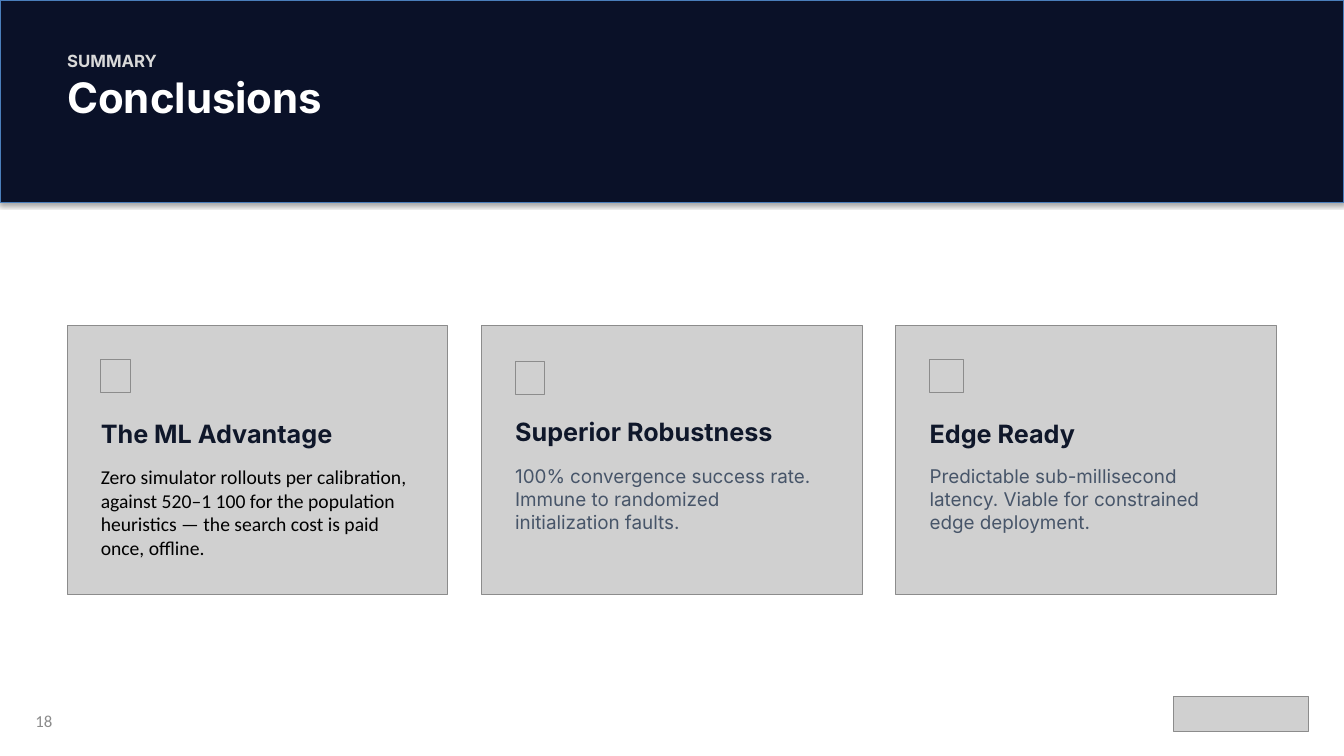
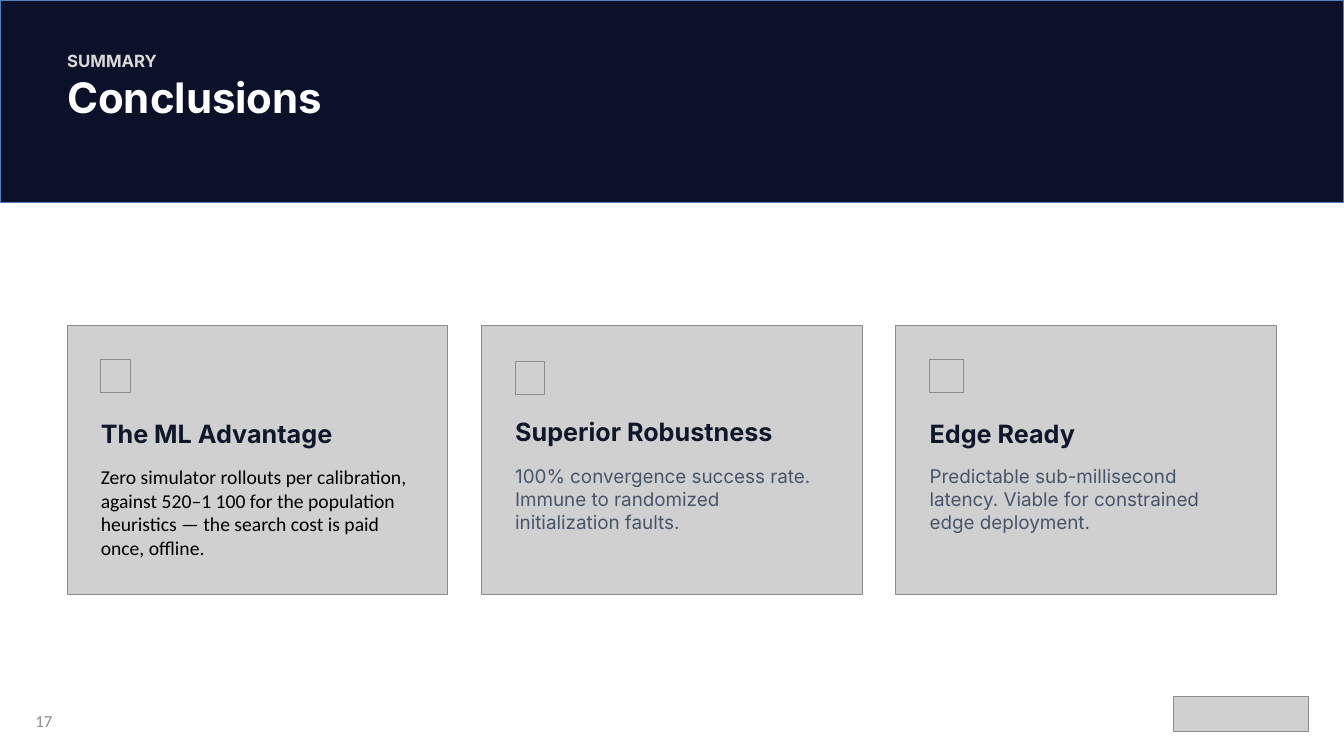
Before and after one commit to titelaex/ParamsCalibrator, a slide deck: slide 17 of docs/ParamsCalibrator Light Mode.pptx (slide 18 before the commit). Drawn at 1344x756 pixels with LibreOffice and Linux fonts; fonts in the diff are those of the drawing; grey boxes stand for pictures. Boxes give left, top, right and bottom in pixels: in the first picture for what was removed or moved away, otherwise in the second. Text is boxed around its words. In the diff, an @@ line names an element or a change of style, - is before the commit and + after.

```diff
--- a/docs/ParamsCalibrator Light Mode.pptx
+++ b/docs/ParamsCalibrator Light Mode.pptx
@@ rectangle at (0, 0, 1344, 203): outline #4B7EBC 0.75 pt to #4F81BD 1 pt; shadow off @@
@@ page number at (35, 716, 52, 727): text changed @@
-18
+17
```
Also in this commit, not shown: 13 other slides changed, 4 slides added, 14 other files.
